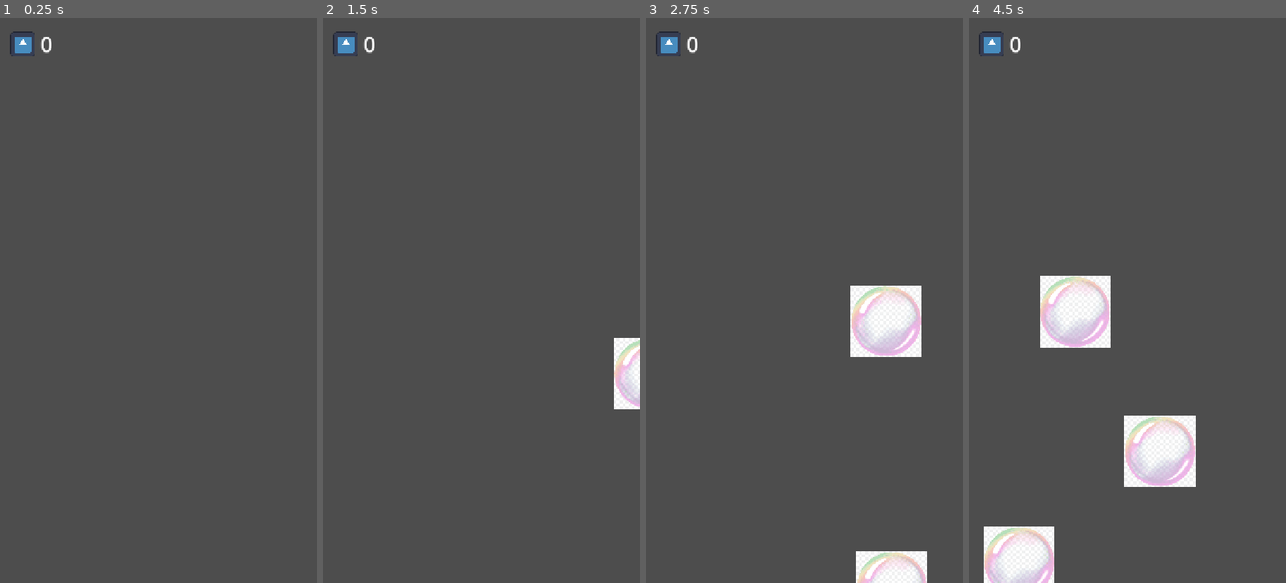
Above: before the commit, frames 1-4 (left to right).
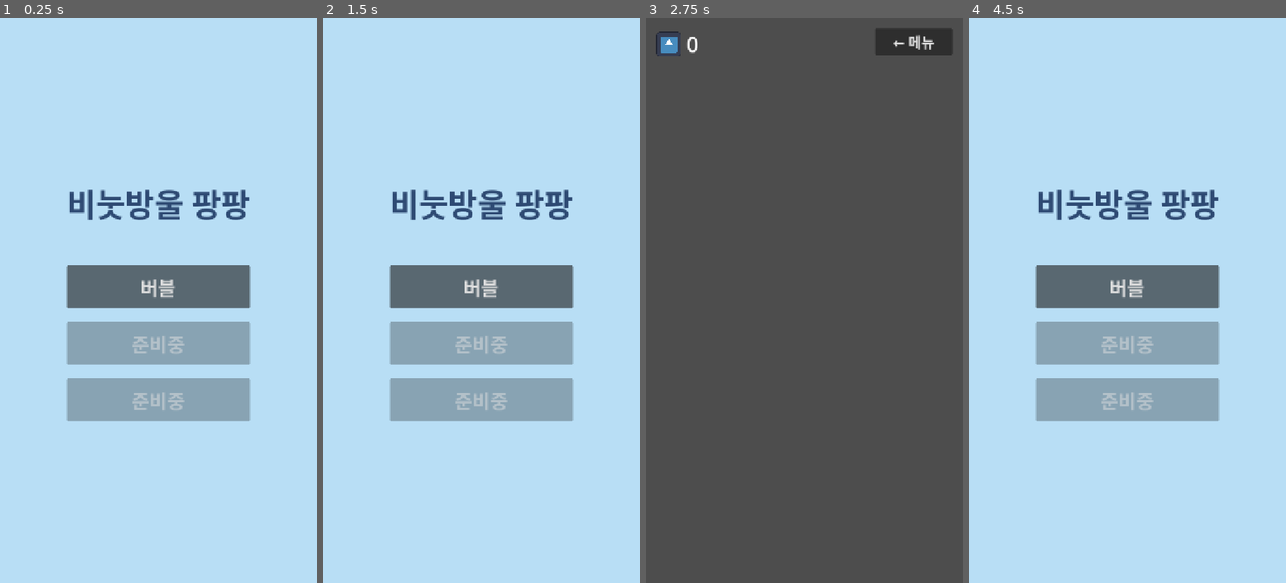
Above: after the commit, the same moments.

Repository: ohsolee/bubblePopPop
Game: Godot game, scene res://scenes/MainMenu.tscn
The game is run twice, just before and just after one commit, with the same random seed, the same clock (stepped at 60 frames per second) and the same inputs. Before the commit the project starts from res://scenes/Main.tscn. The engine's default icon, where the game draws it, is replaced by a stand-in: a white triangle on a blue panel in a dark square.
Inputs (mouse positions are in pixels of both pictures, inside the frame that each line leads up to):
- Up to frame 1 (0.25 s): no input
- Up to frame 2 (1.5 s): click (481, 289) at 0.5 s, where only the run after the commit has a clickable "버블"; click (589, 40) at 1.25 s, where only the run after the commit has a clickable "← 메뉴"
- Up to frame 3 (2.75 s): click (804, 289) at 2 s, where only the run after the commit has a clickable "버블"
- Up to frame 4 (4.5 s): click (1235, 40) at 2.75 s, where only the run after the commit has a clickable "← 메뉴"; click (1127, 289) at 3.5 s, where only the run after the commit has a clickable "버블"; click (1235, 40) at 4.25 s, where only the run after the commit has a clickable "← 메뉴"

The runs differ from the first frame. In frame 1, 100% of the frame differs, in the area x 0-100%, y 0-100%; in frame 2, 100%; in frame 3, 5.2%; in frame 4, 100%.

Commit message:
fix: 메인화면 추가, 버튼 추가
Co-Authored-By: Claude Opus 4.8 <noreply@anthropic.com>

Diff:
--- a/project.godot
+++ b/project.godot
@@ -11,7 +11,7 @@
 [application]
 
 config/name="bubblePopPop"
-run/main_scene="res://scenes/Main.tscn"
+run/main_scene="res://scenes/MainMenu.tscn"
 config/features=PackedStringArray("4.7", "GL Compatibility")
 config/icon="res://icon.svg"
 
--- a/scenes/Main.tscn
+++ b/scenes/Main.tscn
@@ -36,3 +36,14 @@
 theme_override_font_sizes/font_size = 48
 text = "0"
 vertical_alignment = 1
+
+[node name="MenuButton" type="Button" parent="UILayer"]
+anchor_left = 1.0
+anchor_right = 1.0
+offset_left = -200.0
+offset_top = 24.0
+offset_right = -24.0
+offset_bottom = 84.0
+grow_horizontal = 0
+theme_override_font_sizes/font_size = 32
+text = "← 메뉴"
--- /dev/null
+++ b/scenes/MainMenu.tscn
@@ -0,0 +1,64 @@
+[gd_scene load_steps=2 format=3]
+
+[ext_resource type="Script" path="res://scripts/main_menu.gd" id="1_menu"]
+
+[node name="MainMenu" type="Control"]
+layout_mode = 3
+anchors_preset = 15
+anchor_right = 1.0
+anchor_bottom = 1.0
+grow_horizontal = 2
+grow_vertical = 2
+script = ExtResource("1_menu")
+
+[node name="Background" type="ColorRect" parent="."]
+layout_mode = 1
+anchors_preset = 15
+anchor_right = 1.0
+anchor_bottom = 1.0
+grow_horizontal = 2
+grow_vertical = 2
+color = Color(0.72, 0.87, 0.96, 1)
+
+[node name="CenterContainer" type="CenterContainer" parent="."]
+layout_mode = 1
+anchors_preset = 15
+anchor_right = 1.0
+anchor_bottom = 1.0
+grow_horizontal = 2
+grow_vertical = 2
+
+[node name="VBoxContainer" type="VBoxContainer" parent="CenterContainer"]
+layout_mode = 2
+theme_override_constants/separation = 32
+
+[node name="Title" type="Label" parent="CenterContainer/VBoxContainer"]
+layout_mode = 2
+theme_override_colors/font_color = Color(0.18, 0.29, 0.45, 1)
+theme_override_font_sizes/font_size = 72
+text = "비눗방울 팡팡"
+horizontal_alignment = 1
+
+[node name="Spacer" type="Control" parent="CenterContainer/VBoxContainer"]
+custom_minimum_size = Vector2(0, 24)
+layout_mode = 2
+
+[node name="BubbleButton" type="Button" parent="CenterContainer/VBoxContainer"]
+custom_minimum_size = Vector2(320, 96)
+layout_mode = 2
+theme_override_font_sizes/font_size = 44
+text = "버블"
+
+[node name="Button2" type="Button" parent="CenterContainer/VBoxContainer"]
+custom_minimum_size = Vector2(320, 96)
+layout_mode = 2
+disabled = true
+theme_override_font_sizes/font_size = 44
+text = "준비중"
+
+[node name="Button3" type="Button" parent="CenterContainer/VBoxContainer"]
+custom_minimum_size = Vector2(320, 96)
+layout_mode = 2
+disabled = true
+theme_override_font_sizes/font_size = 44
+text = "준비중"
--- a/scripts/main.gd
+++ b/scripts/main.gd
@@ -15,6 +15,11 @@
 func _ready() -> void:
 	_reset_character_threshold()
 	$SpawnTimer.timeout.connect(_on_spawn_timer_timeout)
+	$UILayer/MenuButton.pressed.connect(_on_menu_button_pressed)
+
+func _on_menu_button_pressed() -> void:
+	# 메인 메뉴 화면(MainMenu.tscn)으로 돌아간다
+	get_tree().change_scene_to_file("res://scenes/MainMenu.tscn")
 
 func _on_spawn_timer_timeout() -> void:
 	spawn_bubble()
--- /dev/null
+++ b/scripts/main_menu.gd
@@ -0,0 +1,10 @@
+extends Control
+## 메인 메뉴 화면. 버튼을 눌러 각 게임으로 이동한다.
+## 게임이 늘어나면 여기에 버튼을 추가하고 아래처럼 전환 함수를 연결하면 된다.
+
+func _ready() -> void:
+	$CenterContainer/VBoxContainer/BubbleButton.pressed.connect(_on_bubble_button_pressed)
+
+func _on_bubble_button_pressed() -> void:
+	# 버블 게임 화면(Main.tscn)으로 전환
+	get_tree().change_scene_to_file("res://scenes/Main.tscn")
Not shown, added: scripts/main_menu.gd.uid
Not shown, changed: docs/design-document.md
